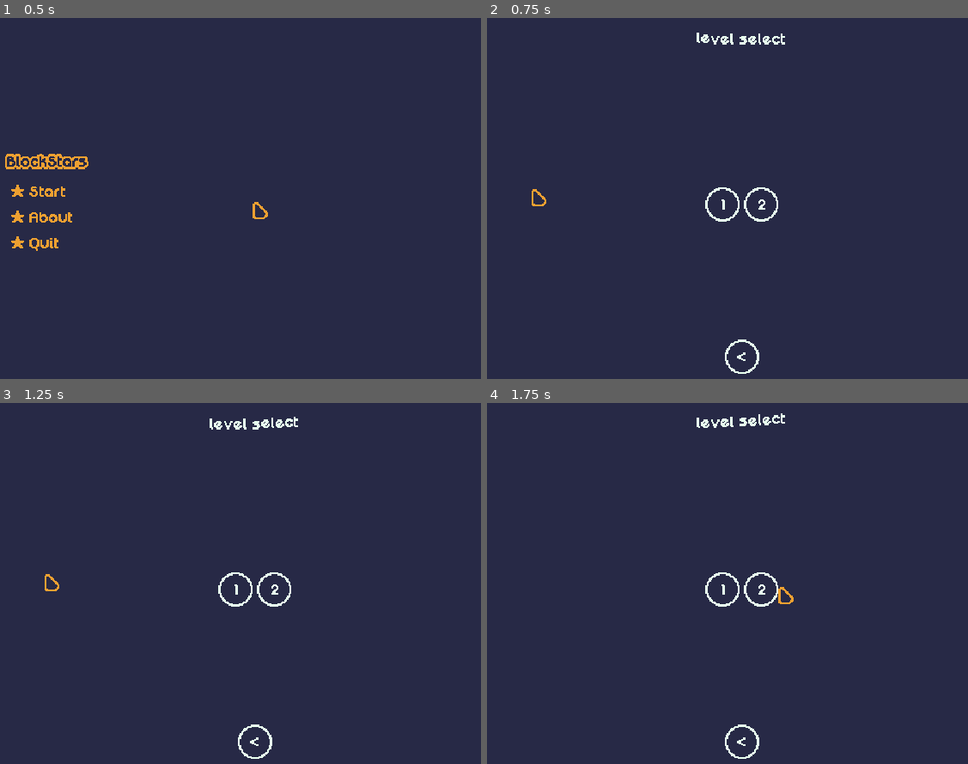
Above: before the commit, frames 1-4 (two rows, left to right).
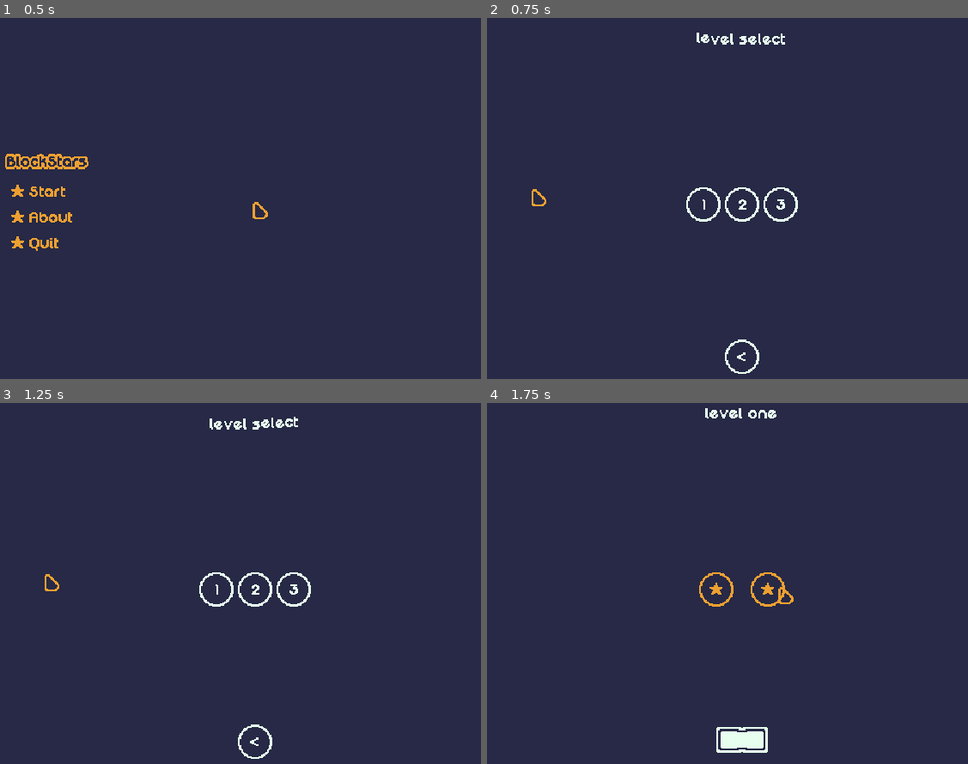
Above: after the commit, the same moments.

Repository: mrbartchak/brackeys-game-jam-2026.1
Game: Godot game, scene res://ui/screens/main_menu.tscn
Same seed, same stepped clock (60 frames per second), same inputs: the game is played once before the commit and once after it.
Inputs (mouse positions are in pixels of both pictures, inside the frame that each line leads up to):
- Up to frame 1 (0.5 s): no input
- Up to frame 2 (0.75 s): click (535, 191) at 0.5 s
- Up to frame 3 (1.25 s): no input
- Up to frame 4 (1.75 s): click (780, 590) at 1.25 s, where only the run after the commit has a clickable "3"

Frame 1 is identical in both runs. In frame 2, 0.7% of the frame differs, in the area x 41-65%, y 46-57%; in frame 3, 0.7%; in frame 4, 1.6%, in the area x 43-62%, y 1-99%.

Commit message:
static variables everybody, it happened

Diff:
--- a/blocks/block.gd
+++ b/blocks/block.gd
@@ -4,6 +4,7 @@
 signal placed
 @export var block_type: BlockType
 
+static var dragged_block: Block = null
 var is_dragging: bool = false
 var is_hovered: bool = false
 
@@ -29,11 +30,13 @@
 	if GameManager.input_locked:
 		return
 	if event is InputEventMouseButton and event.button_index == MOUSE_BUTTON_LEFT and event.pressed:
-		if is_hovered and not is_dragging:
+		if is_hovered and not is_dragging and dragged_block == null:
 			is_dragging = true
+			dragged_block = self
 			_tween_scale(1.1)
 		elif is_dragging:
 			is_dragging = false
+			dragged_block = null
 			_tween_scale(1.0)
 			placed.emit()
 
--- a/core/game_manager.gd
+++ b/core/game_manager.gd
@@ -2,7 +2,8 @@
 
 const level_list: Dictionary = {
 	"level_01": preload("res://levels/level_data/level_01.tres"),
-	"level_02": preload("res://levels/level_data/level_02.tres")
+	"level_02": preload("res://levels/level_data/level_02.tres"),
+	"level_03": preload("res://levels/level_data/level_03.tres")
 }
 
 var current_level_data: LevelData
@@ -13,8 +14,7 @@
 
 func _ready() -> void:
 	if unlocked_levels.is_empty():
-		unlocked_levels.append("level_01")
-		unlocked_levels.append("level_02")
+		unlocked_levels.append_array(level_list.keys())
 
 func load_level(level_id: String) -> void:
 	if not level_list.has(level_id):
--- a/levels/level_data/level_02.tres
+++ b/levels/level_data/level_02.tres
@@ -6,6 +6,6 @@
 script = ExtResource("1_dgdll")
 id = "level_02"
 display_name = "Level 2"
-target_zone_positions = Array[Vector2]([Vector2(296, 180), Vector2(344, 180)])
-block_ids = Array[String](["block_1x2"])
+target_zone_positions = Array[Vector2]([Vector2(270, 165), Vector2(365, 200)])
+block_ids = Array[String](["block_1x1", "block_1x1"])
 metadata/_custom_type_script = "uid://cjyn0y48epuwx"
--- /dev/null
+++ b/levels/level_data/level_03.tres
@@ -0,0 +1,11 @@
+[gd_resource type="Resource" script_class="LevelData" load_steps=2 format=3 uid="uid://ce74gafd4fohm"]
+
+[ext_resource type="Script" uid="uid://cjyn0y48epuwx" path="res://levels/level_data.gd" id="1_2biac"]
+
+[resource]
+script = ExtResource("1_2biac")
+id = "level_03"
+display_name = "Level 3"
+target_zone_positions = Array[Vector2]([Vector2(296, 180), Vector2(344, 180)])
+block_ids = Array[String](["block_1x2"])
+metadata/_custom_type_script = "uid://cjyn0y48epuwx"
--- a/ui/screens/level_select.tscn
+++ b/ui/screens/level_select.tscn
@@ -65,6 +65,11 @@
 level_id = "level_02"
 level_number = "2"
 
+[node name="LevelButton3" parent="HBoxContainer" instance=ExtResource("2_smnxl")]
+layout_mode = 2
+level_id = "level_03"
+level_number = "3"
+
 [node name="Footer" type="CenterContainer" parent="."]
 layout_mode = 1
 anchors_preset = 12
Not shown: 1 places in levels/level_data/level_02.tres that only renumber resources
